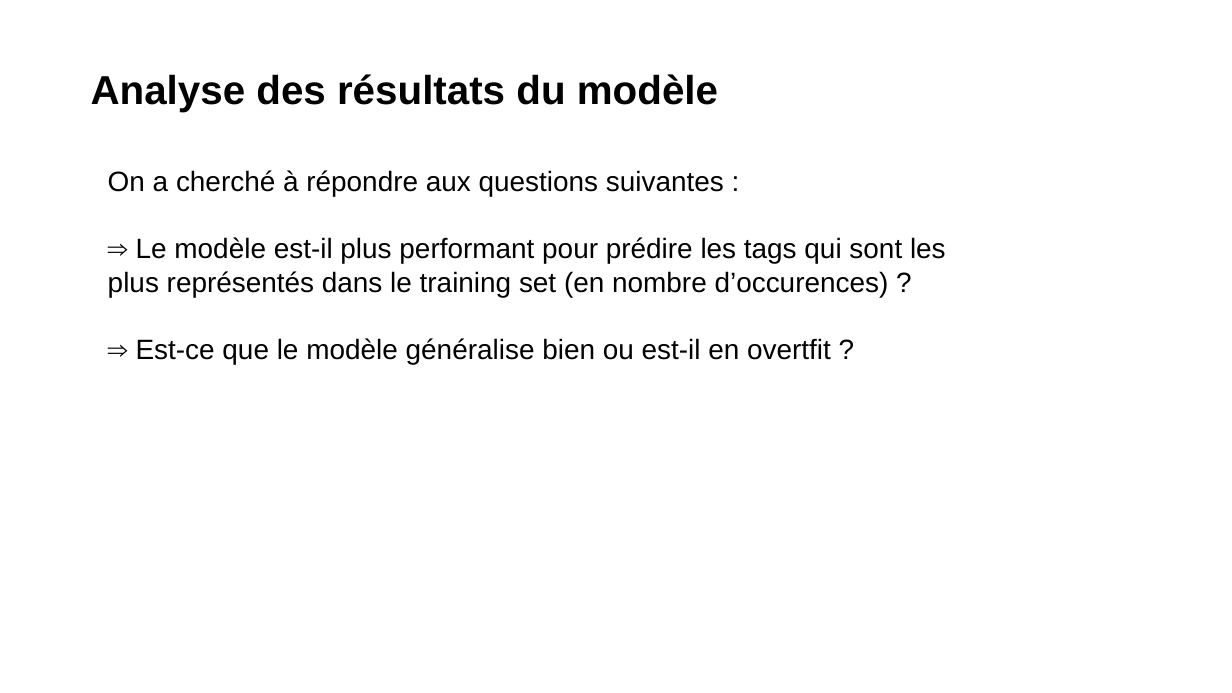
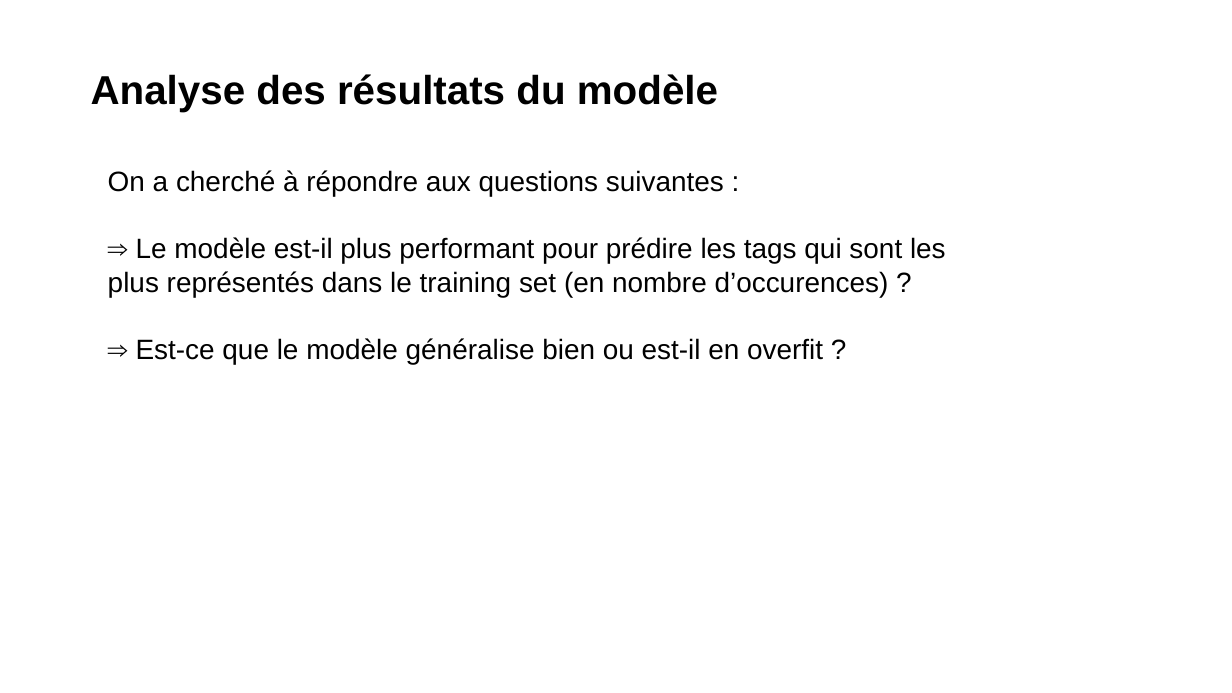
Before and after one commit to Severac/openclassrooms, a slide deck: slide 20 of PJ6/Presentation/PJ6_Presentation.odp. Drawn at 1232x693 pixels with LibreOffice and Linux fonts; fonts in the diff are those of the drawing. Boxes give left, top, right and bottom in pixels: in the first picture for what was removed or moved away, otherwise in the second. Text is boxed around its words. In the diff, an @@ line names an element or a change of style, - is before the commit and + after.

```diff
--- a/PJ6/Presentation/PJ6_Presentation.odp
+++ b/PJ6/Presentation/PJ6_Presentation.odp
@@ text at box(136, 338, 823, 364): text changed @@
-⇒ Est-ce que le modèle généralise bien ou est-il en overtfit ?
+⇒ Est-ce que le modèle généralise bien ou est-il en overfit ?
```
Also in this commit, not shown: 1 other slide changed, 3 other files.
